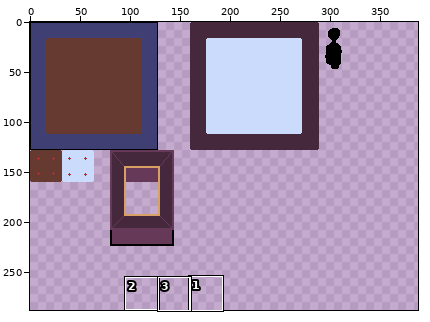
Sprite sheet, stored at spritesheet.png. Above: a wide view before the commit, with the close-up outlined.
Close-up. Before the edit:
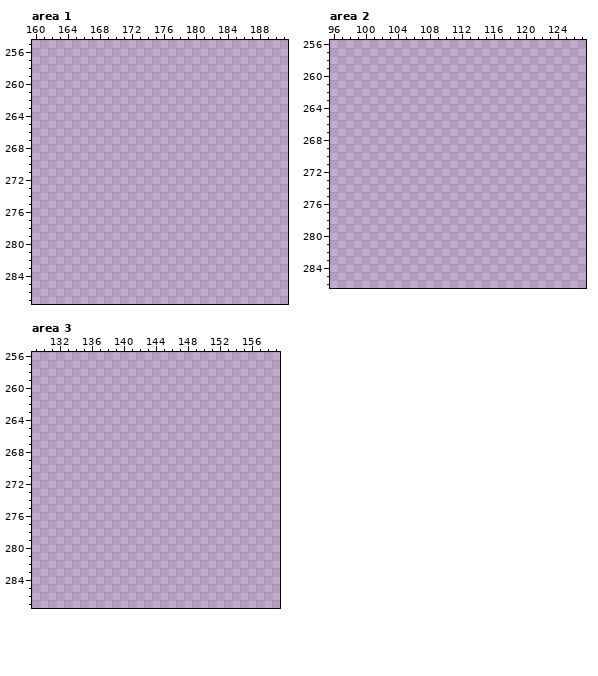
The file is 512x288 pixels. Shown: area 1: x 160..191, y 255..287; area 2: x 96..127, y 256..286; area 3: x 129..159, y 256..287. The wide view leaves out empty margins. The commit also changed other parts of the picture, which this record leaves out.
The result:
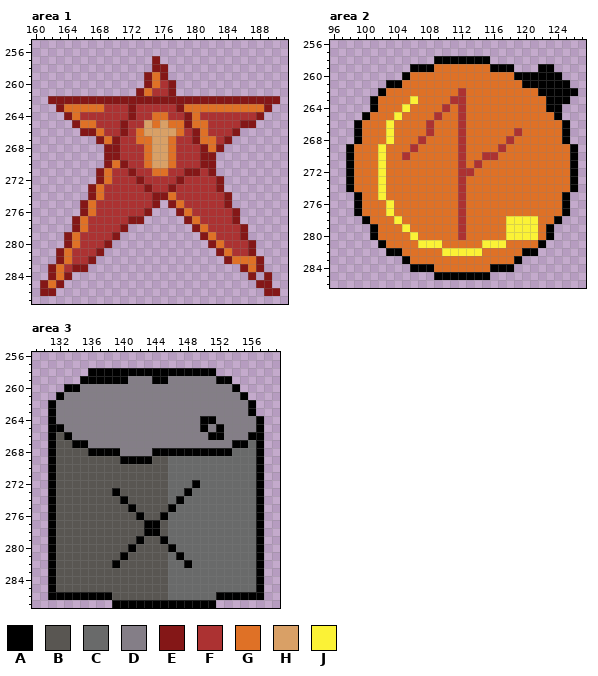
Palette (. is transparent): A #000000  B #595652  C #696a6a  D #847e87  E #841717  F #ac3232  G #df7126  H #d9a066  J #fbf236
What changed:
Changed rows in their new state; - is an unchanged pixel.
Area 1:
first column x 161:
257 --------------E---------------
258 --------------EE--------------
259 -------------EGE--------------
260 -------------EGFE-------------
261 ------------EGFFE-------------
262 -EEEEEEEEEEEEEEEEEEEEEEEEEEEEE
263 --EGGGGGFFFEFFFFFEGGGGGGGGGGE-
264 ---EGFFFFFFEFFGGFFEGFFFFFFFE--
265 ----EGGFFFEFFHGHGGEGGFFFFEE---
266 -----EEGFFEFGHHHHGFEGFFFE-----
267 -------EGEFFGGHHGFFEGGFE------
268 --------EEFFFGHHGFFFEGE-------
269 --------EEFFFGHHGFFFEE--------
270 --------EGEFFGHHGFFFEE--------
271 -------EGFFEFFGGFFEEFE--------
272 -------EGFFFEFFFFEFFFFE-------
273 ------EGFFFFFEFFEFFFFFE-------
274 ------EGFFFFFFEEGFFFFFFE------
275 -----EGFFFFFFFE-EGFFFFFE------
276 -----EGFFFFFFE---EGFFFFFE-----
277 ----EGFFFFFEE-----EGFFFFE-----
278 ----EGFFFFE--------EGFFFFE----
279 ---EGFFFFE----------EGFFFE----
280 ---EGFFFE------------EGFFFE---
281 --EGFFFE--------------EGFFE---
282 --EGFFE----------------EGGGE--
283 -EGFEE-------------------EGE--
284 -EGE----------------------E-E-
285 EGE------------------------EE-
286 EE--------------------------EE
Area 2:
first column x 98:
258 -----------AAAAAAA-----------
259 --------AAAGGGGGGGAAA---AA---
260 -------AGGGGGGGGGGGGGAAAAAA--
261 -----AAGGGGGGGGGGGGGGGAAAAAA-
262 ----AGGGGGGGGGFGGGGGGGGGAAAAA
263 ---AGGGGJGGGGFFGGGGGGGGGGAAA-
264 ---AGGGJGGGGFGFGGGGGGGGGGAA--
265 --AGGGJGGGGFGGFGGGGGGGGGGGA--
266 -AGGGJGGGGFGGGFGGGGGGGGGGGGA-
267 -AGGGJGGGGFGGGFGGGGGGFGGGGGA-
268 -AGGGJGGGFGGGGFGGGGGFGGGGGGA-
269 AGGGJGGGFGGGGGFGGGGFGGGGGGGGA
270 AGGGJGGFGGGGGGFGGFFGGGGGGGGGA
271 AGGGJGGGGGGGGGFGFGGGGGGGGGGGA
272 AGGGJGGGGGGGGGFFGGGGGGGGGGGGA
273 AGGGJGGGGGGGGGFGGGGGGGGGGGGGA
274 AGGGJGGGGGGGGGFGGGGGGGGGGGGGA
275 -AGGJGGGGGGGGGFGGGGGGGGGGGGA-
276 -AGGGJGGGGGGGGFGGGGGGGGGGGGA-
277 -AGGGJGGGGGGGGFGGGGGGGGGGGGA-
278 --AGGGJGGGGGGGFGGGGGJJJJGGA--
279 ---AGGGJGGGGGGFGGGGGJJJJGA---
280 ---AGGGGJGGGGGFGGGGGJJJJGA---
281 ----AGGGGJJJGGGGGJJJGGGGA----
282 -----AAGGGGGJJJJJGGGGGAA-----
283 -------AGGGGGGGGGGGGGA-------
284 --------AAAGGGGGGGAAA--------
285 -----------AAAAAAA-----------
Area 3:
first column x 131:
258 -----AAAAAAAAAAAAAAAA------
259 ----AAAAAADDDAADDDDDDAA----
260 --AADDDDDDDDDDDDDDDDDDDA---
261 -ADDDDDDDDDDDDDDDDDDDDDDA--
262 ADDDDDDDDDDDDDDDDDDDDDDDDA-
263 ADDDDDDDDDDDDDDDDDDDDDDDDA-
264 ADDDDDDDDDDDDDDDDDDAADDDDDA
265 AADDDDDDDDDDDDDDDDDADADDDDA
266 ABADDDDDDDDDDDDDDDDDAADDDAA
267 ABBAADDDDDDDDDDDDDDDDDDAACA
268 ABBBBAAAADDDDAAAAAAAAAACCCA
269 ABBBBBBBBAAAABBCCCCCCCCCCCA
270 ABBBBBBBBBBBBBBCCCCCCCCCCCA
271 ABBBBBBBBBBBBBBCCCCCCCCCCCA
272 ABBBBBBBBBBBBBBCCCACCCCCCCA
273 ABBBBBBBABBBBBBCCACCCCCCCCA
274 ABBBBBBBBABBBBBCACCCCCCCCCA
275 ABBBBBBBBBABBBBACCCCCCCCCCA
276 ABBBBBBBBBBABBACCCCCCCCCCCA
277 ABBBBBBBBBBBAABCCCCCCCCCCCA
278 ABBBBBBBBBBBAABCCCCCCCCCCCA
279 ABBBBBBBBBBABBACCCCCCCCCCCA
280 ABBBBBBBBBABBBBACCCCCCCCCCA
281 ABBBBBBBBABBBBBCACCCCCCCCCA
282 ABBBBBBBABBBBBBCCACCCCCCCCA
283 ABBBBBBBBBBBBBBCCCCCCCCCCCA
284 ABBBBBBBBBBBBBBCCCCCCCCCCCA
285 ABBBBBBBBBBBBBBCCCCCCCCCCCA
286 AAAAAAAABBBBBBBCCCCCCAAAAAA
287 --------AAAAAAAAAAAAA------
